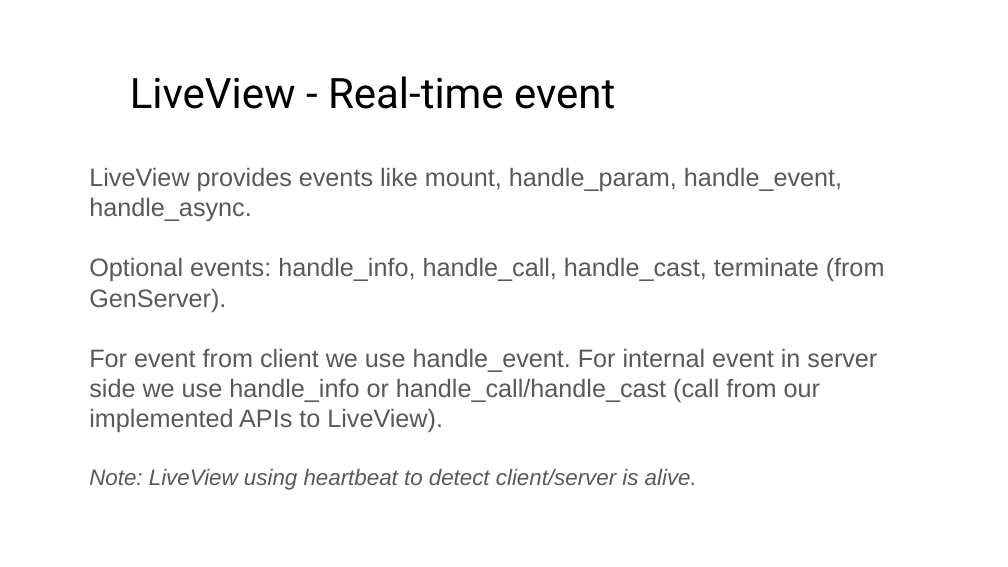
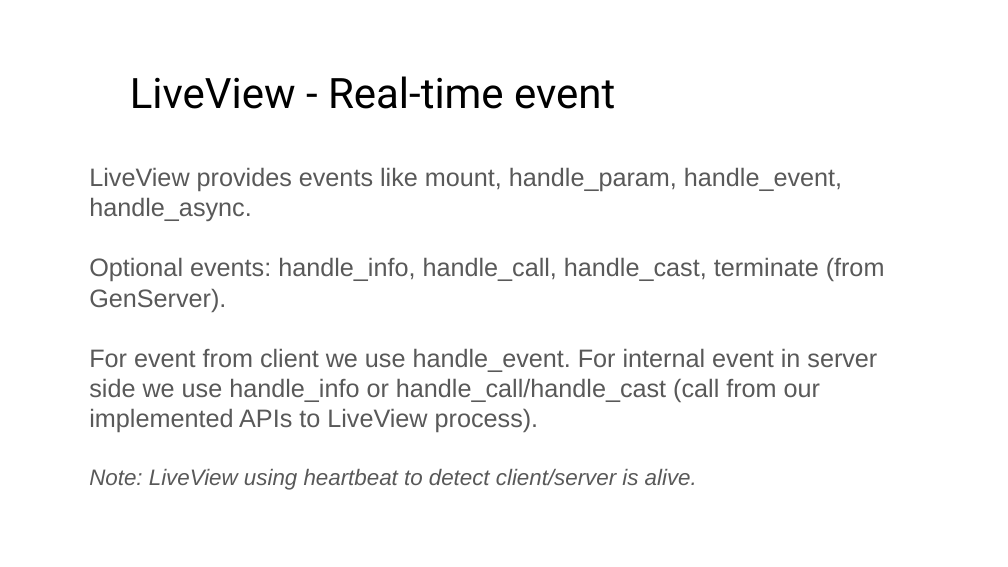
Before and after one commit to ohhi-vn/live_pub_demo, a slide deck: slide 18 of slide/Phoenix LiveView - the best fit for startup & small company.pptx. Drawn at 1008x567 pixels with LibreOffice and Linux fonts; fonts in the diff are those of the drawing. Boxes give left, top, right and bottom in pixels: in the first picture for what was removed or moved away, otherwise in the second. Text is boxed around its words. In the diff, an @@ line names an element or a change of style, - is before the commit and + after.

```diff
--- a/slide/Phoenix LiveView - the best fit for startup & small company.pptx
+++ b/slide/Phoenix LiveView - the best fit for startup & small company.pptx
@@ text at (x1=89, y1=348, x2=877, y2=432): text changed @@
-For event from client we use handle_event. For internal event in server side we use handle_info or handle_call/handle_cast (call from our implemented APIs to LiveView).
+For event from client we use handle_event. For internal event in server side we use handle_info or handle_call/handle_cast (call from our implemented APIs to LiveView process).
```
Also in this commit, not shown: 8 other slides changed, 1 other file.
